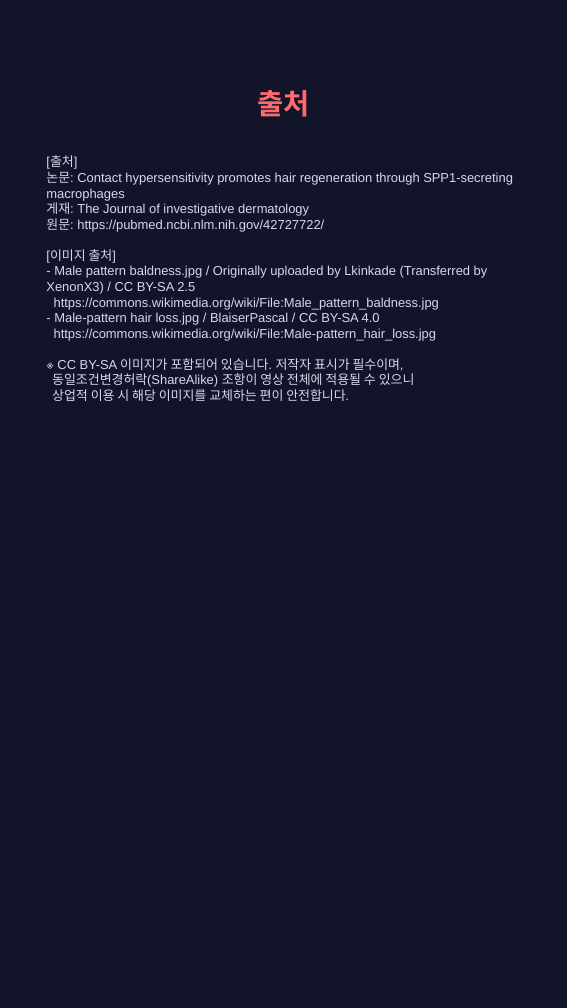
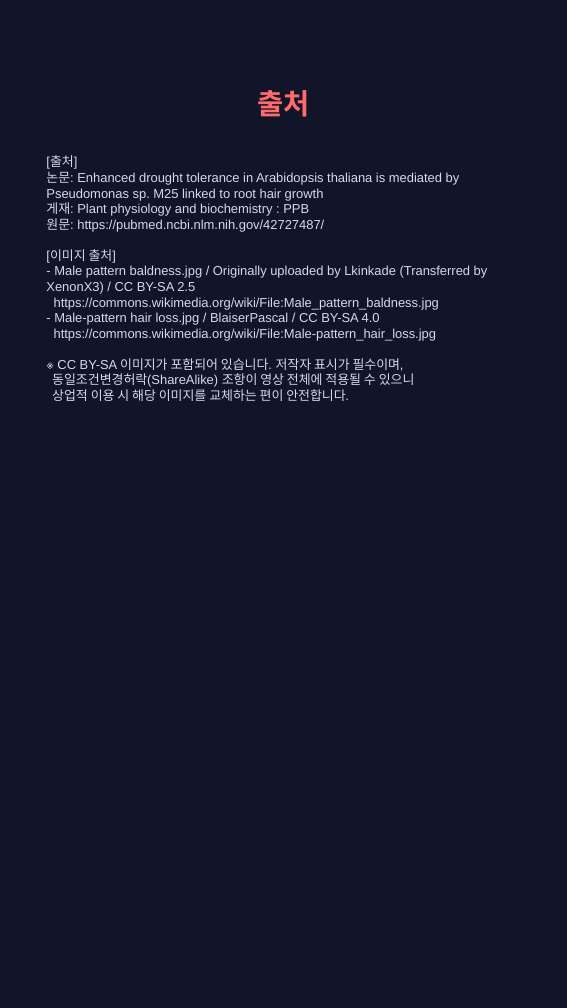
Before and after one commit to hyokang2010-BJ-ANTH/product-builder-test, a slide deck: slide 9 of data/2026-09-13/slides.pptx (slide 8 before the commit). Drawn at 567x1008 pixels with LibreOffice and Linux fonts; fonts in the diff are those of the drawing. Boxes give left, top, right and bottom in pixels: in the first picture for what was removed or moved away, otherwise in the second. Text is boxed around its words. In the diff, an @@ line names an element or a change of style, - is before the commit and + after.

```diff
--- a/data/2026-09-13/slides.pptx
+++ b/data/2026-09-13/slides.pptx
@@ text at (x1=46, y1=156, x2=488, y2=401): text changed @@
-[출처]
-논문: Contact hypersensitivity promotes hair regeneration through SPP1-secreting macrophages
-게재: The Journal of investigative dermatology
-원문: https://pubmed.ncbi.nlm.nih.gov/42727722/
-[이미지 출처]
-- Male pattern baldness.jpg / Originally uploaded by Lkinkade (Transferred by XenonX3) / CC BY-SA 2.5
-https://commons.wikimedia.org/wiki/File:Male_pattern_baldness.jpg
-- Male-pattern hair loss.jpg / BlaiserPascal / CC BY-SA 4.0
-https://commons.wikimedia.org/wiki/File:Male-pattern_hair_loss.jpg
-※ CC BY-SA 이미지가 포함되어 있습니다. 저작자 표시가 필수이며,
-동일조건변경허락(ShareAlike) 조항이 영상 전체에 적용될 수 있으니
-상업적 이용 시 해당 이미지를 교체하는 편이 안전합니다.
+[출처]
+논문: Enhanced drought tolerance in Arabidopsis thaliana is mediated by Pseudomonas sp. M25 linked to root hair growth
+게재: Plant physiology and biochemistry : PPB
+원문: https://pubmed.ncbi.nlm.nih.gov/42727487/
+[이미지 출처]
+- Male pattern baldness.jpg / Originally uploaded by Lkinkade (Transferred by XenonX3) / CC BY-SA 2.5
+https://commons.wikimedia.org/wiki/File:Male_pattern_baldness.jpg
+- Male-pattern hair loss.jpg / BlaiserPascal / CC BY-SA 4.0
+https://commons.wikimedia.org/wiki/File:Male-pattern_hair_loss.jpg
+※ CC BY-SA 이미지가 포함되어 있습니다. 저작자 표시가 필수이며,
+동일조건변경허락(ShareAlike) 조항이 영상 전체에 적용될 수 있으니
+상업적 이용 시 해당 이미지를 교체하는 편이 안전합니다.
```
Also in this commit, not shown: 2 other slides changed, 4 slides added, 3 slides removed, 21 other files.
